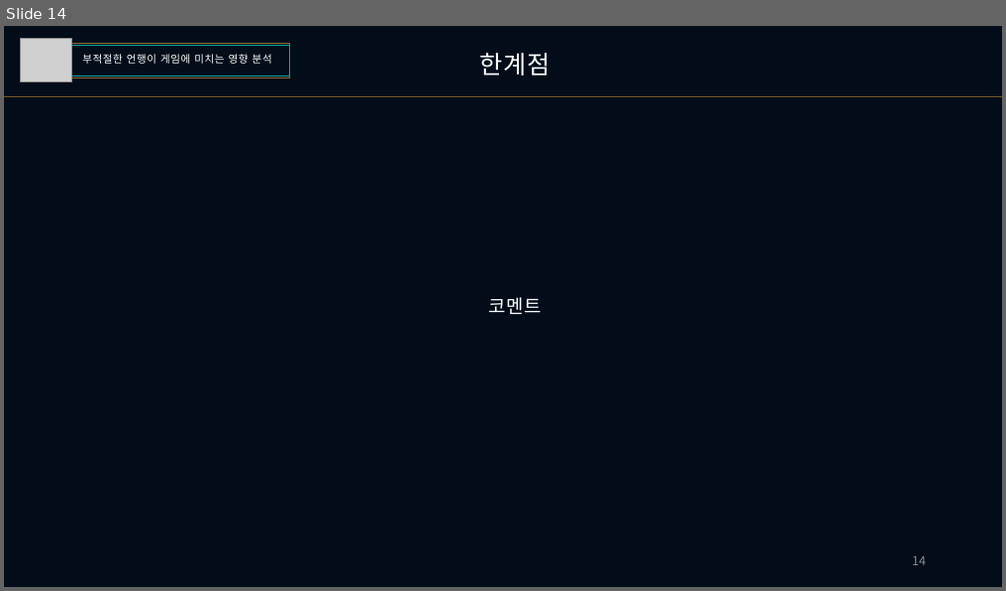
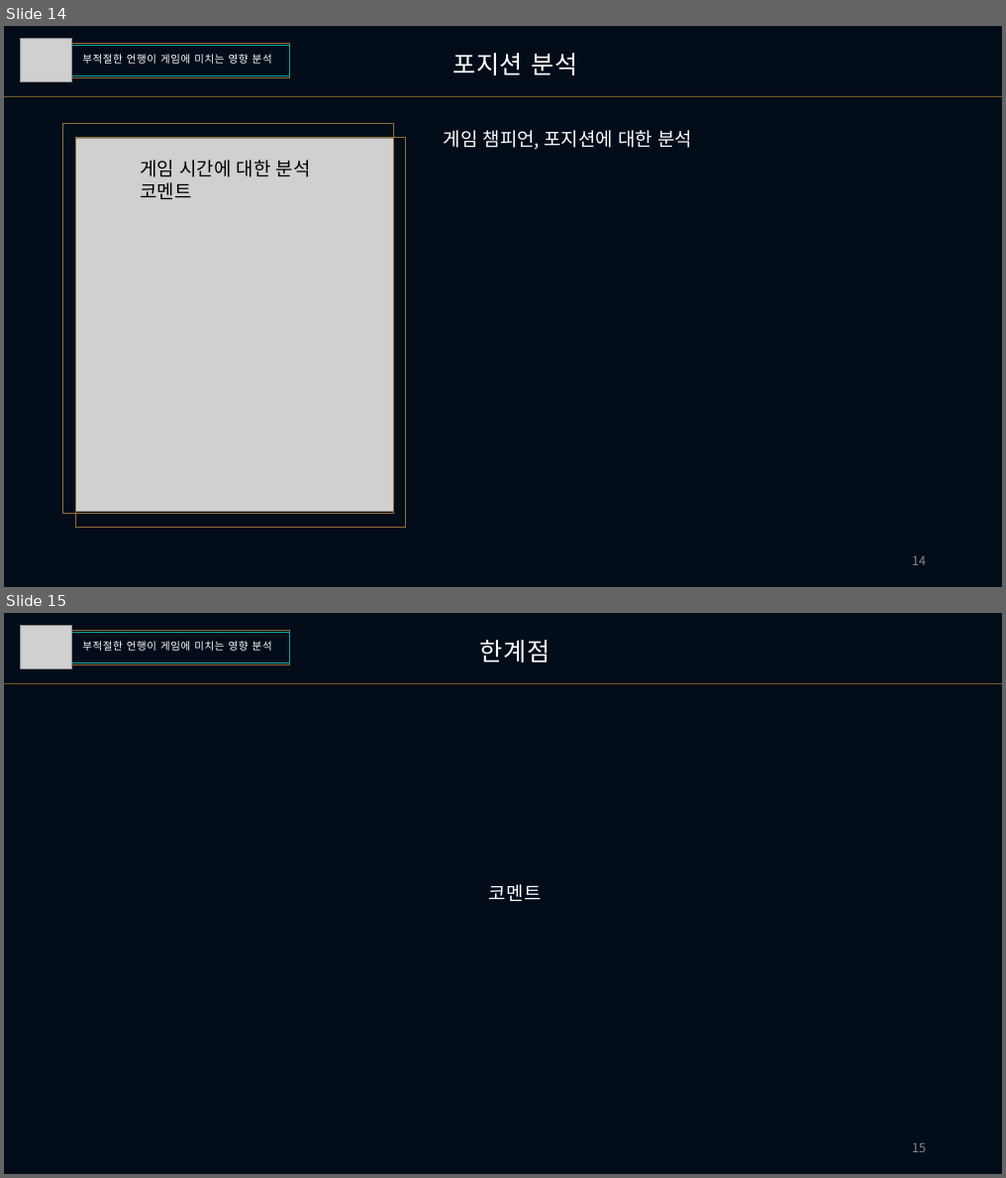
Before and after one commit to Heoquixote/lol_curse_winrate, a slide deck: 220704/220704_EDA_왓고컴코_PPT_V2.pptx. Shown one above the other, each under a label of ours: slide 14 before the commit, slides 14 and 15 after it. The pictures are 1006x591 and 1006x1178 pixels, drawn with LibreOffice and Linux fonts; fonts in the diff are those of the drawing; grey boxes stand for pictures. Boxes give left, top, right and bottom in pixels: in the first picture for what was removed or moved away, otherwise in the second. Text is boxed around its words. In the diff, an @@ line names an element or a change of style, - is before the commit and + after.

```diff
--- a/220704/220704_EDA_왓고컴코_PPT_V2.pptx
+++ b/220704/220704_EDA_왓고컴코_PPT_V2.pptx
@@ slide 14 added at bbox=[4, 26, 1002, 587], background #020D19 @@
@@ group added at bbox=[20, 39, 289, 82]: 2 rectangles, 1 picture, 1 text @@
+부적절한 언행이 게임에 미치는 영향 분석
@@ text added at bbox=[452, 53, 577, 76], 24 pt, text #FFFFFF @@
+포지션 분석
@@ line added from (4, 97) to (1002, 97), #755827 0.5 pt @@
@@ rectangle added at bbox=[63, 123, 393, 514], outline #936E37 1 pt @@
@@ picture added at bbox=[76, 139, 394, 512] @@
@@ rectangle added at bbox=[76, 137, 406, 528], outline #936E37 1 pt @@
@@ text added at bbox=[444, 130, 692, 150], 18 pt, text #FFFFFF @@
+게임 챔피언, 포지션에 대한 분석
@@ text added at bbox=[140, 160, 311, 199], 18 pt, text #000000 @@
+게임 시간에 대한 분석 코멘트
@@ page number added at bbox=[912, 557, 926, 566], 12 pt, text #8C8C8C @@
+14
@@ what was slide 14 is now slide 15 @@
@@ page number at bbox=[912, 1144, 926, 1153]: text changed @@
-14
+15
```
Also in this commit, not shown: 2 slides changed, 1 other file.
